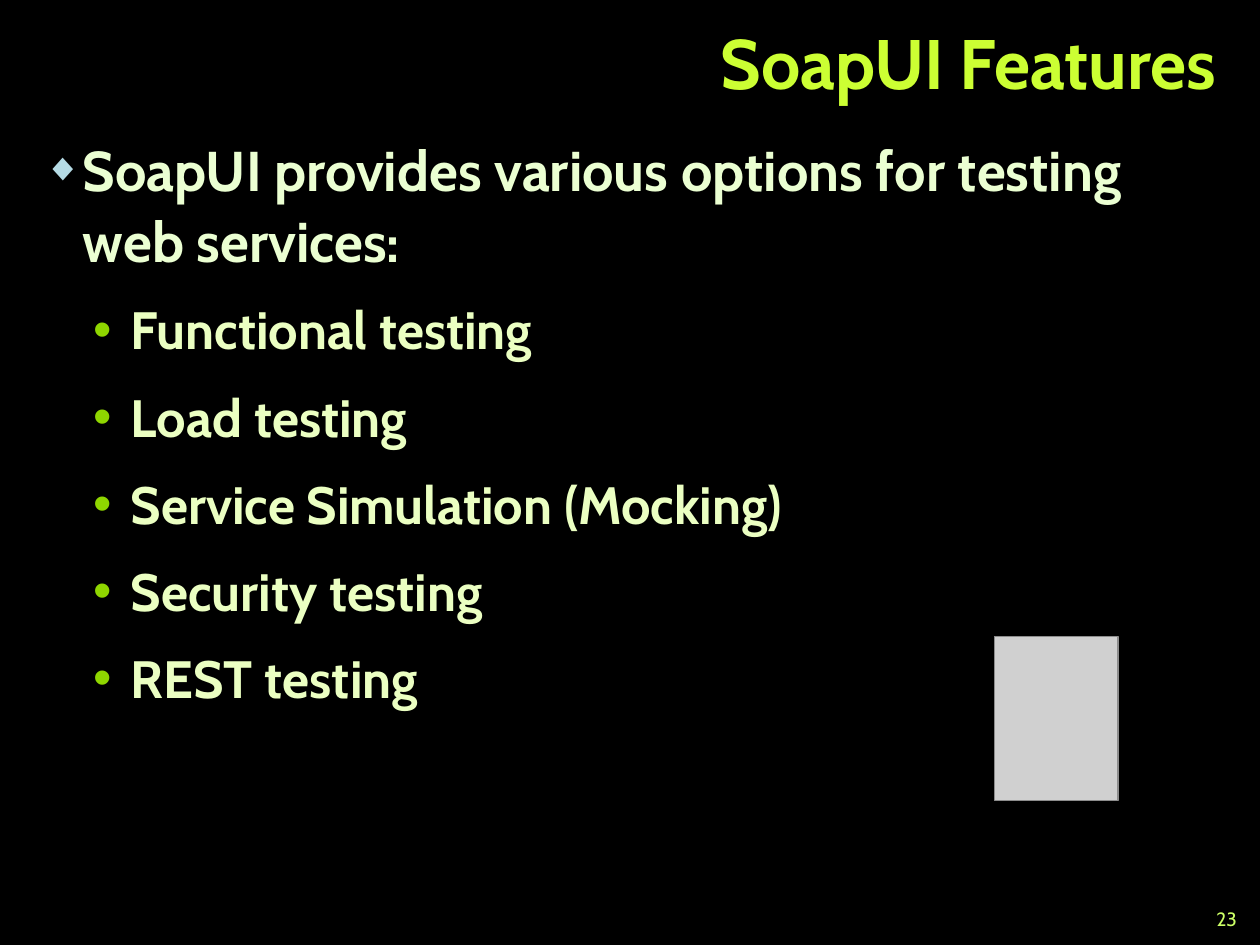
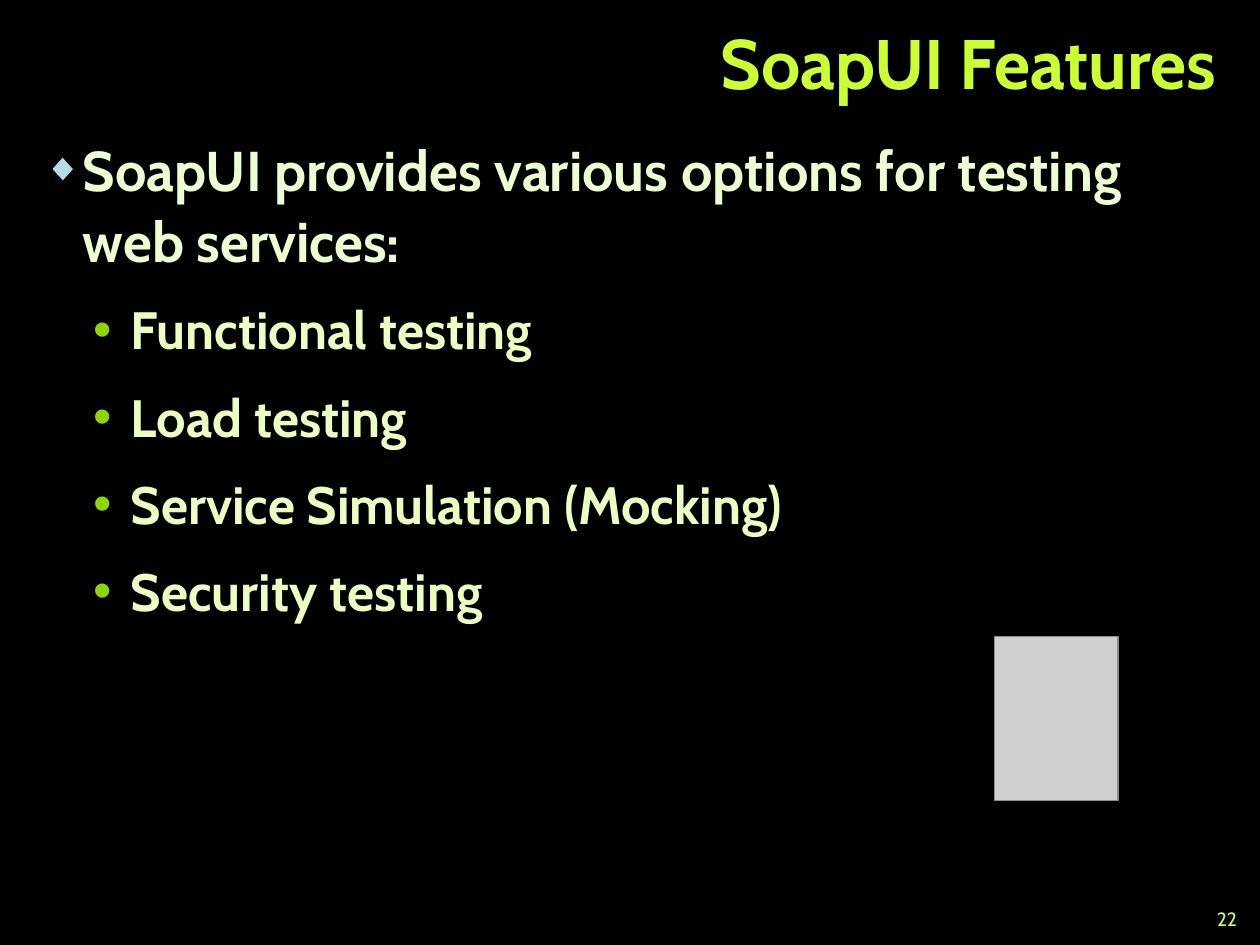
Before and after one commit to TelerikAcademy/QA-Academy, a slide deck: slide 22 of 27. WebService Testing/WebService Testing-SOAP-based.pptx (slide 23 before the commit). Drawn at 1260x945 pixels with LibreOffice and Linux fonts; fonts in the diff are those of the drawing; grey boxes stand for pictures; background and template pictures are left out. Boxes give left, top, right and bottom in pixels: in the first picture for what was removed or moved away, otherwise in the second. Text is boxed around its words. In the diff, an @@ line names an element or a change of style, - is before the commit and + after.

```diff
--- a/27. WebService Testing/WebService Testing-SOAP-based.pptx
+++ b/27. WebService Testing/WebService Testing-SOAP-based.pptx
@@ text at (131, 660, 418, 710): paragraph removed @@
-  • REST testing
@@ page number at (1217, 912, 1237, 926): text changed @@
-23
+22
```
Also in this commit, not shown: 1 other slide changed, 1 slide removed.
